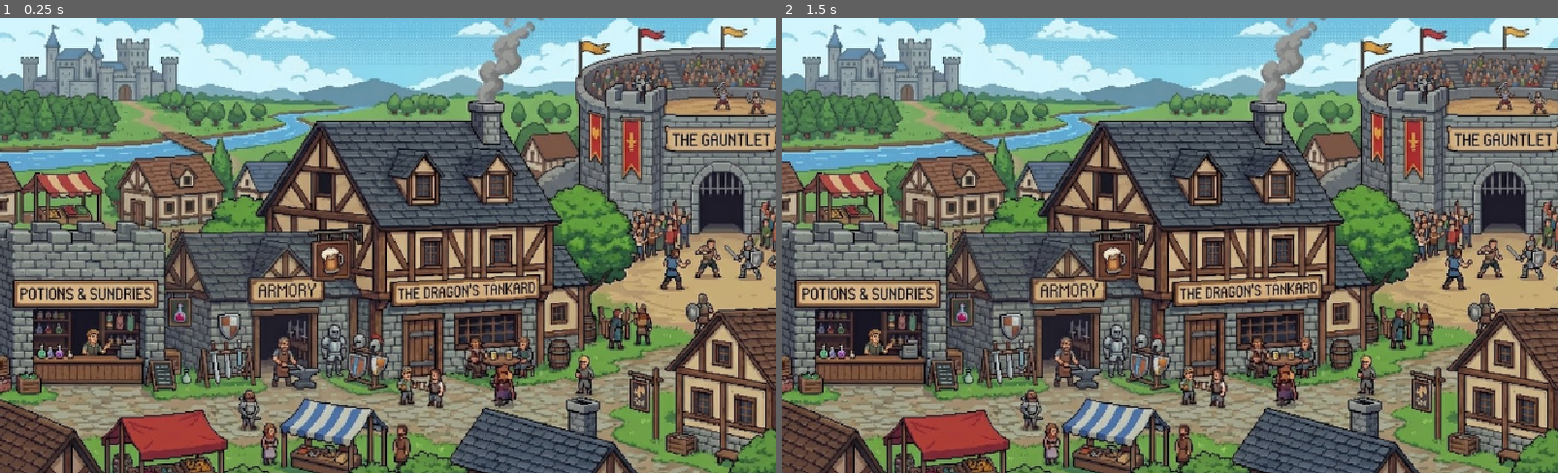
Above: before the commit, frames 1-2 (left to right).
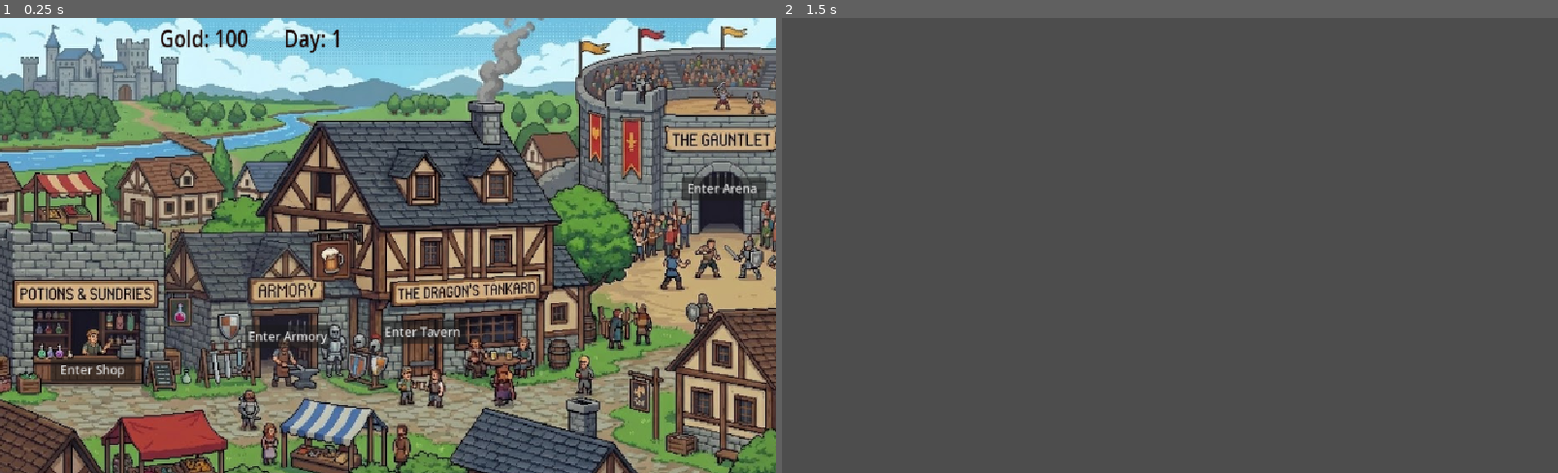
Above: after the commit, the same moments.

Repository: Plata101/Arena-In-Luskan-Godot
Game: Godot game, scene res://scenes/city_hub.tscn
Two runs of this game, one before a commit and one after it. Both use one fixed random seed, a clock stepped at 60 frames per second and the inputs below.
Inputs (mouse positions are in pixels of both pictures, inside the frame that each line leads up to):
- Up to frame 1 (0.25 s): no input
- Up to frame 2 (1.5 s): click (1503, 186) at 0.5 s, where only the run after the commit has a clickable "Enter Arena"; tap Enter at 1.25 s

The runs differ from the first frame. In frame 1, 2.0% of the frame differs, in the area x 6-99%, y 2-80%; in frame 2, 84%, in the area x 0-100%, y 0-100%.

Commit message:
Buttons and armory bg added, buttons connected

Diff:
--- /dev/null
+++ b/scenes/armory.tscn
@@ -0,0 +1,17 @@
+[gd_scene load_steps=2 format=3 uid="uid://dcv8jmjsn1cwg"]
+
+[ext_resource type="Texture2D" uid="uid://baguk3ataj7xs" path="res://assets/sprites/armory_bg.jpg" id="1_oaria"]
+
+[node name="Armory" type="Control"]
+layout_mode = 3
+anchors_preset = 15
+anchor_right = 1.0
+anchor_bottom = 1.0
+grow_horizontal = 2
+grow_vertical = 2
+
+[node name="Background" type="TextureRect" parent="."]
+layout_mode = 0
+offset_right = 40.0
+offset_bottom = 40.0
+texture = ExtResource("1_oaria")
--- a/scenes/city_hub.tscn
+++ b/scenes/city_hub.tscn
@@ -1,8 +1,10 @@
-[gd_scene load_steps=2 format=3 uid="uid://w5d6h6kcu8ut"]
+[gd_scene load_steps=3 format=3 uid="uid://w5d6h6kcu8ut"]
 
+[ext_resource type="Script" uid="uid://dn6q0qlf4qivq" path="res://scripts/CityHub.gd" id="1_6r8dd"]
 [ext_resource type="Texture2D" uid="uid://j2k12g8xsmd5" path="res://assets/sprites/bg_image.jpg" id="1_cnwv7"]
 
 [node name="CityHub" type="Node2D"]
+script = ExtResource("1_6r8dd")
 
 [node name="Background" type="TextureRect" parent="."]
 offset_left = -12.0
@@ -14,3 +16,62 @@
 size_flags_vertical = 4
 texture = ExtResource("1_cnwv7")
 expand_mode = 5
+
+[node name="UI" type="CanvasLayer" parent="."]
+
+[node name="HBoxContainer" type="HBoxContainer" parent="UI"]
+anchors_preset = 10
+anchor_right = 1.0
+offset_left = 210.0
+offset_top = 5.0
+offset_right = -314.0
+offset_bottom = 44.0
+grow_horizontal = 2
+scale = Vector2(0.931778, 1.0797)
+theme_override_constants/separation = 50
+
+[node name="GoldLabel" type="Label" parent="UI/HBoxContainer"]
+unique_name_in_owner = true
+layout_mode = 2
+theme_override_colors/font_color = Color(0.101961, 0.0313726, 0.0235294, 1)
+theme_override_font_sizes/font_size = 28
+text = "Gold: 0"
+
+[node name="DayLabel" type="Label" parent="UI/HBoxContainer"]
+unique_name_in_owner = true
+layout_mode = 2
+theme_override_colors/font_color = Color(0.101961, 0.0313726, 0.0235294, 1)
+theme_override_font_sizes/font_size = 28
+text = "Day: 1"
+
+[node name="BtnArena" type="Button" parent="."]
+offset_left = 899.0
+offset_top = 209.0
+offset_right = 1011.0
+offset_bottom = 240.0
+text = "Enter Arena "
+
+[node name="BtnShop" type="Button" parent="."]
+offset_left = 66.0
+offset_top = 448.0
+offset_right = 178.0
+offset_bottom = 479.0
+text = "Enter Shop"
+
+[node name="BtnTavern" type="Button" parent="."]
+offset_left = 503.0
+offset_top = 398.0
+offset_right = 615.0
+offset_bottom = 429.0
+text = "Enter Tavern "
+
+[node name="BtnArmory" type="Button" parent="."]
+offset_left = 323.0
+offset_top = 404.0
+offset_right = 435.0
+offset_bottom = 435.0
+text = "Enter Armory"
+
+[connection signal="pressed" from="BtnArena" to="." method="_on_btn_arena_pressed"]
+[connection signal="pressed" from="BtnShop" to="." method="_on_btn_shop_pressed"]
+[connection signal="pressed" from="BtnArmory" to="." method="_on_btn_armory_pressed"]
--- /dev/null
+++ b/scripts/CityHub.gd
@@ -0,0 +1,31 @@
+extends Node2D
+
+# Wir holen uns die Referenzen zu den Labels
+# Das "%" Zeichen ist ein genialer Trick in Godot 4 (Unique Names).
+# Dazu gleich mehr unten!
+@onready var goldLabel = %GoldLabel
+@onready var dayLabel = %DayLabel
+
+func _ready():
+	# Wenn die Szene startet, aktualisieren wir die UI mit den Daten aus dem GameManager
+	update_ui()
+
+func update_ui():
+	# Wir greifen auf den globalen GameManager zu
+	goldLabel.text = "Gold: " + str(GameManager.currentGold)
+	dayLabel.text = "Day: " + str(GameManager.currentDay)
+
+
+# Diese Funktionen erstellen wir gleich über Signale
+func _on_btn_shop_pressed():
+	get_tree().change_scene_to_file("res://scenes/shop.tscn")
+
+
+func _on_btn_armory_pressed():
+	#TODO Logik, Tag hochzählen etc.
+	get_tree().change_scene_to_file("res://scenes/armory.tscn")
+
+
+func _on_btn_arena_pressed():
+	#TODO Logik, Tag hochzählen etc.
+	get_tree().change_scene_to_file("res://scenes/arena_prep.tscn")
Binary file added: assets/sprites/armory_bg.jpg
Not shown, added: assets/sprites/armory_bg.jpg.import
Not shown, added: scripts/CityHub.gd.uid
Not shown, changed: .DS_Store
Not shown, added: assets/.DS_Store
